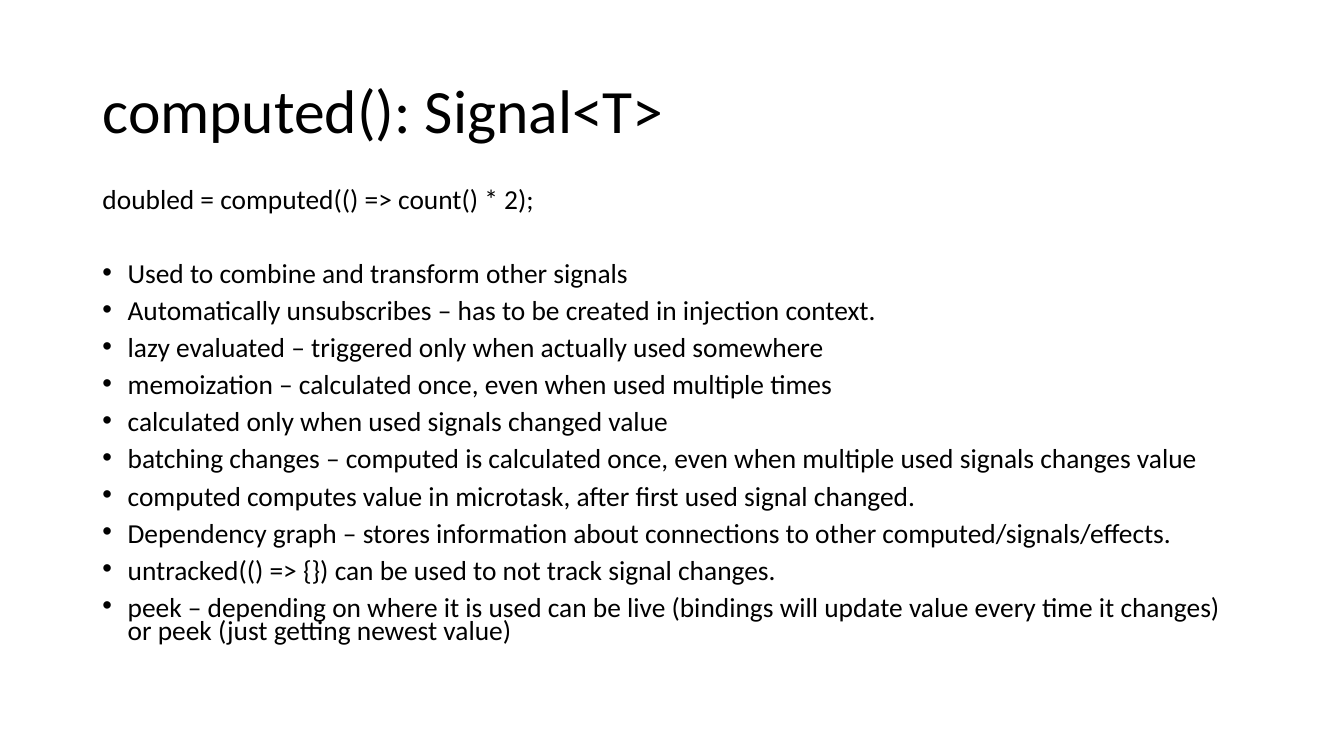
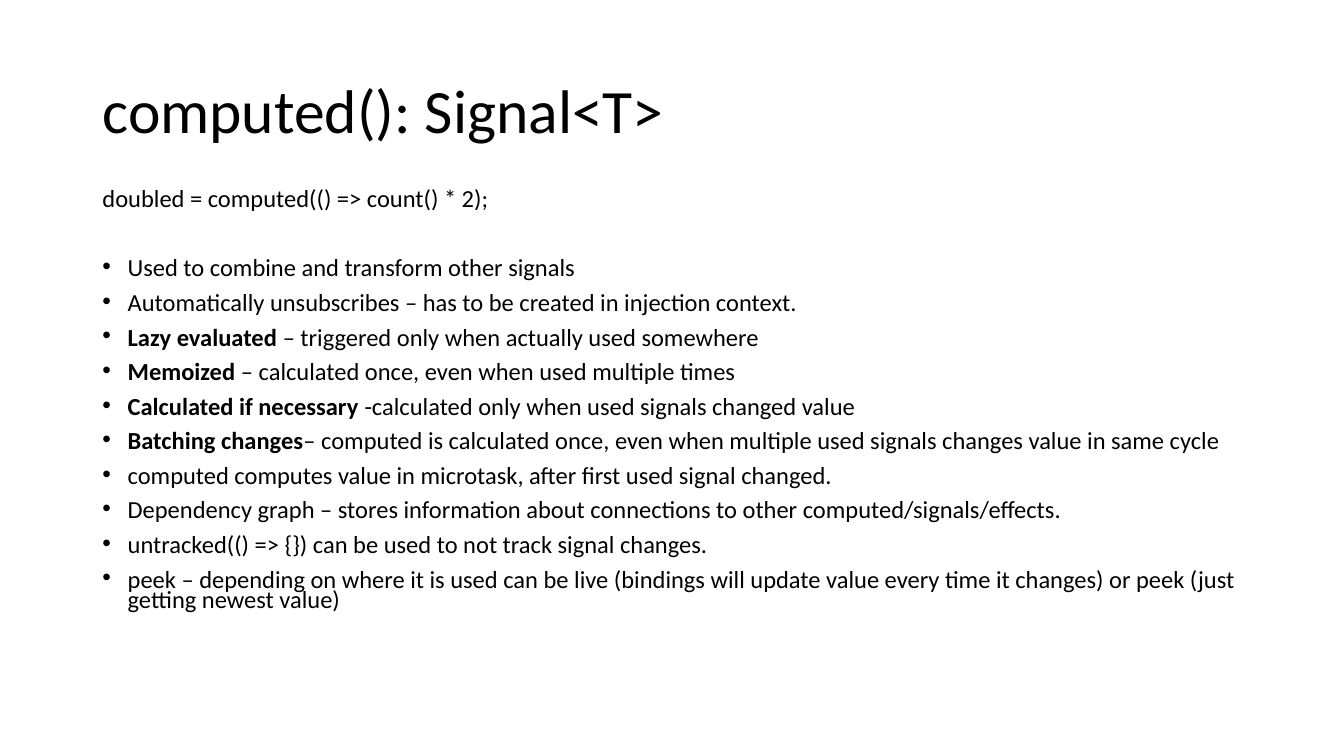
Before and after one commit to Trolejbus/AngularSignalsKnowledgeShare, a slide deck: slide 3 of Signals in Angular.pptx (slide 4 before the commit). Drawn at 1344x756 pixels with LibreOffice and Linux fonts; fonts in the diff are those of the drawing. Boxes give left, top, right and bottom in pixels: in the first picture for what was removed or moved away, otherwise in the second. Text is boxed around its words. In the diff, an @@ line names an element or a change of style, - is before the commit and + after.

Commit message:
Update after presentation

```diff
--- a/Signals in Angular.pptx
+++ b/Signals in Angular.pptx
@@ text at (x1=102, y1=189, x2=1234, y2=613): size 19.6 to 17.5 pt in "doubled = computed(() => count() * 2);", "Used to combine and transform other signals", "Automatically unsubscribes – has to be created ...", "computed computes value in microtask, after first ..." and 3 more places @@
@@ text at (x1=128, y1=328, x2=1219, y2=454): text changed; size 19.6 to 17.5 pt @@
-• lazy evaluated – triggered only when actually used somewhere
-• memoization – calculated once, even when used multiple times
-• calculated only when used signals changed value
-• batching changes – computed is calculated once, even when multiple used signals changes value
+• Lazy evaluated – triggered only when actually used somewhere
+• Memoized – calculated once, even when used multiple times
+• Calculated if necessary -calculated only when used signals changed value
+• Batching changes– computed is calculated once, even when multiple used signals changes value in same cycle
```
Also in this commit, not shown: 9 other slides changed, 2 slides removed, 2 other files.
